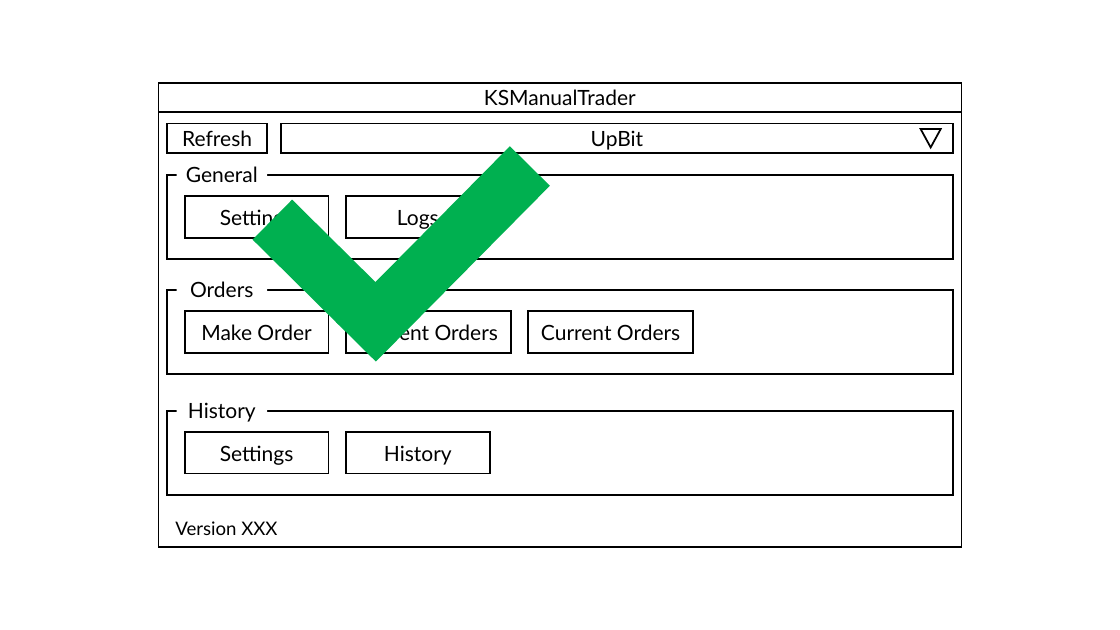
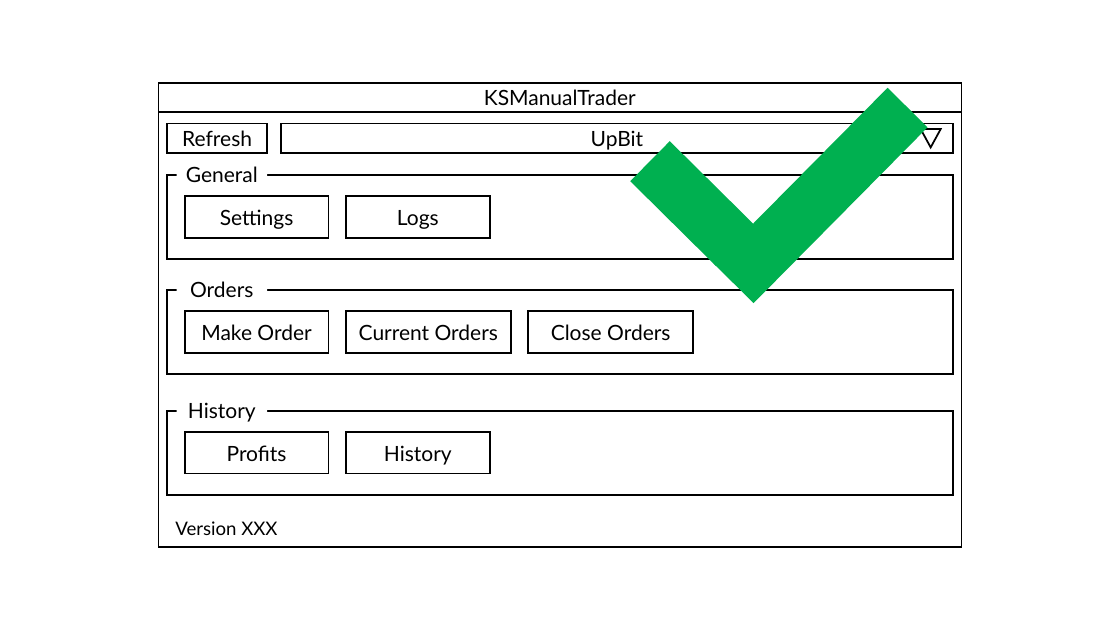
Before and after one commit to 410-dev/KSFinancialSystems, a slide deck: slide 11 of Applications/KSManualTrade/uidesign.pptx. Drawn at 1120x630 pixels with LibreOffice and Linux fonts; fonts in the diff are those of the drawing. Boxes give left, top, right and bottom in pixels: in the first picture for what was removed or moved away, otherwise in the second. Text is boxed around its words. In the diff, an @@ line names an element or a change of style, - is before the commit and + after.

```diff
--- a/Applications/KSManualTrade/uidesign.pptx
+++ b/Applications/KSManualTrade/uidesign.pptx
@@ rectangle: place and size @@
-rectangle at (336,146,550,361)
+rectangle at (714,87,927,303)
@@ rectangle: place and size @@
-rectangle at (253,200,378,325)
+rectangle at (631,142,756,267)
@@ text in rectangle at (551,324,670,340): text changed @@
-Current Orders
+Close Orders
@@ text in rectangle at (227,445,287,461): text changed @@
-Settings
+Profits
```
Also in this commit, not shown: 1 slide added, 1 slide removed.
